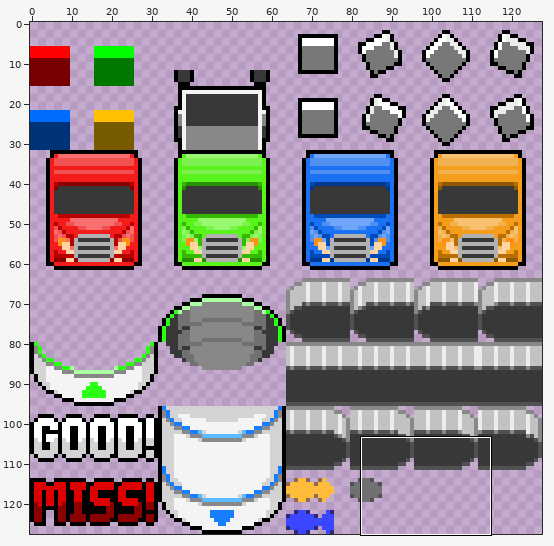
Sprite sheet -- android/assets/game-objects.png. The picture above shows the old version from afar; the outline marks the close-up.
Close-up. As it was:
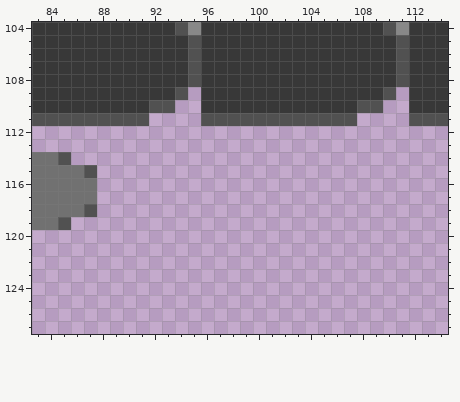
The file is 128x128 pixels. Colours within 5 levels of each other are drawn and written as one. Shown: x 83..114, y 104..127.
After the commit:
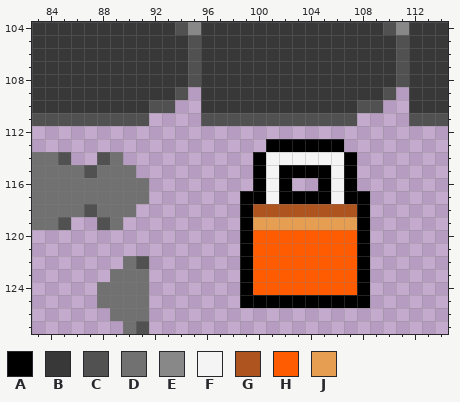
Palette (. is transparent): A #000000  B #383838  C #515151  D #717171  E #888888  F #f4f4f4  G #ad541f  H #ff5b00  J #e69f52
Difference:
y 113: x 101..106 ...... -> AAAAAA
y 114: x 88..89 .. -> CD; x 100..107 ........ -> AFFFFFFA
y 115: x 88..90 ... -> DDD; x 100..107 ........ -> AFAAAAFA
y 116: x 88..91 .... -> DDDD; x 100..102 ... -> AFA; x 105..107 ... -> AFA
y 117: x 88..91 .... -> DDDD; x 99..108 .......... -> AAFAAAAFAA
y 118: x 88..90 ... -> DDD; x 99..108 .......... -> AGGGGGGGGA
y 119: x 88..89 .. -> CD; x 99..108 .......... -> AJJJJJJJJA
y 120..121: x 99..108 .......... -> AHHHHHHHHA
y 122: x 90..91 .. -> DC; x 99..108 .......... -> AHHHHHHHHA
y 123: x 89..91 ... -> DDD; x 99..108 .......... -> AHHHHHHHHA
y 124: x 88..91 .... -> DDDD; x 99..108 .......... -> AHHHHHHHHA
y 125: x 88..91 .... -> DDDD; x 99..108 .......... -> AAAAAAAAAA
y 126: x 89..91 ... -> DDD
y 127: x 90..91 .. -> DC
Changed places in both close-ups, as pixel boxes (x1, y1, x2, y2):
added: (240, 139, 370, 308)
added: (97, 152, 149, 334)
